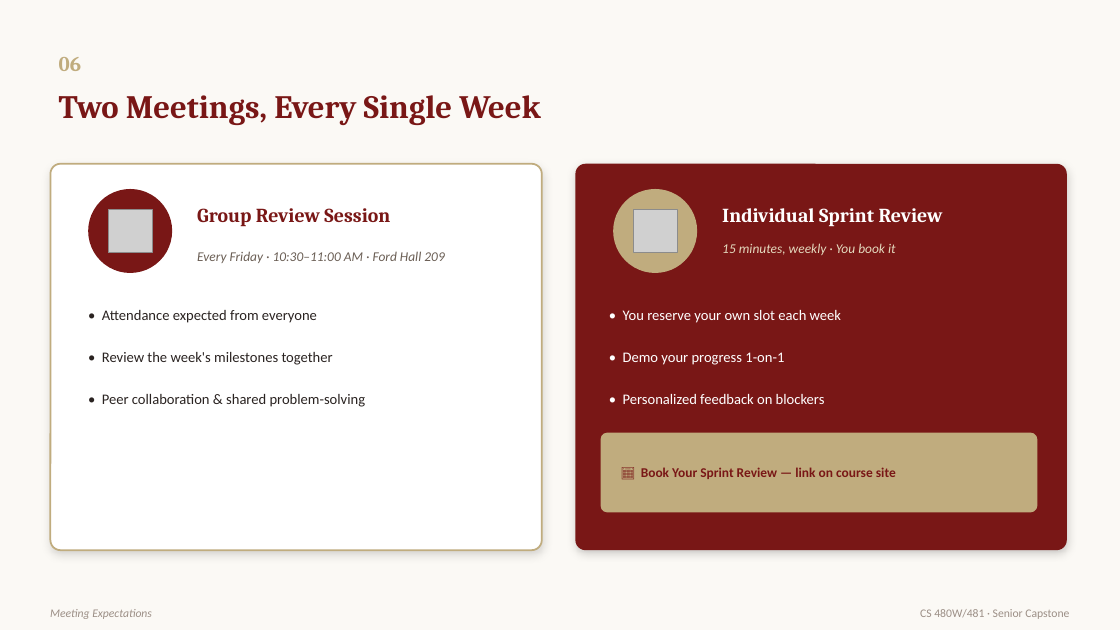
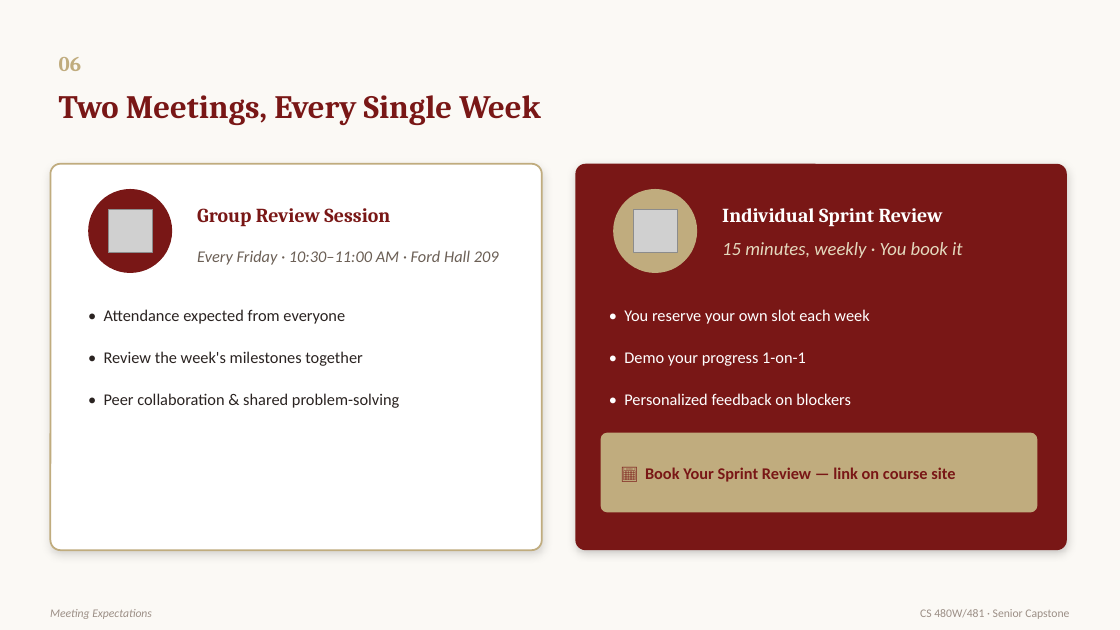
Before and after one commit to agbofred/agbofred.github.io, a slide deck: slide 7 of Capstone/2026/CS480W_481_Capstone_Kickoff_2.pptx. Drawn at 1120x630 pixels with LibreOffice and Linux fonts; fonts in the diff are those of the drawing; grey boxes stand for pictures. Boxes give left, top, right and bottom in pixels: in the first picture for what was removed or moved away, otherwise in the second. Text is boxed around its words. In the diff, an @@ line names an element or a change of style, - is before the commit and + after.

Commit message:
Week 2.1 update

```diff
--- a/Capstone/2026/CS480W_481_Capstone_Kickoff_2.pptx
+++ b/Capstone/2026/CS480W_481_Capstone_Kickoff_2.pptx
@@ text "Every Friday · 10:30–11:00 AM ..." at (x1=197, y1=250, x2=499, y2=265): size 11.5 to 14 pt @@
@@ text "15 minutes, weekly · You ..." at (x1=722, y1=242, x2=963, y2=258): size 11.5 to 16 pt @@
@@ size 12.5 to 14 pt in 6 elements at (x1=104, y1=309, x2=345, y2=324), (x1=104, y1=351, x2=362, y2=366), (x1=104, y1=393, x2=399, y2=408), (x1=624, y1=309, x2=869, y2=324), (x1=624, y1=352, x2=806, y2=366), (x1=624, y1=393, x2=851, y2=405) @@
@@ text "📅 Book Your Sprint Review ..." at (x1=645, y1=467, x2=955, y2=482): size 11.5 to 14 pt @@
```
Also in this commit, not shown: 9 other slides changed, 35 other files.
